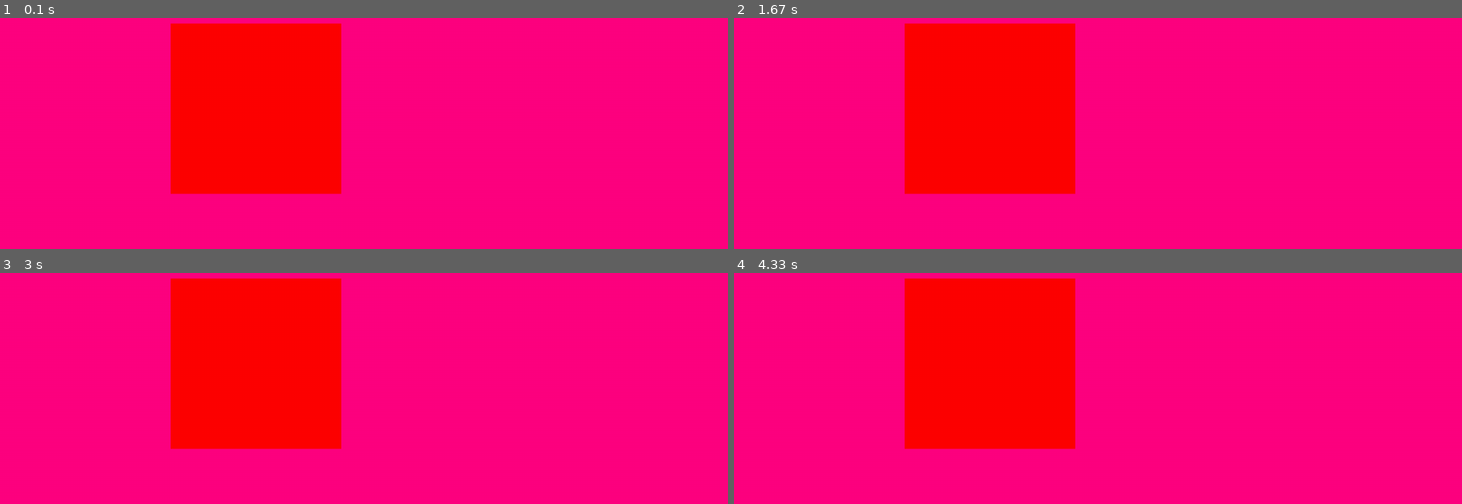
Above: before the commit, frames 1-4 (two rows, left to right).
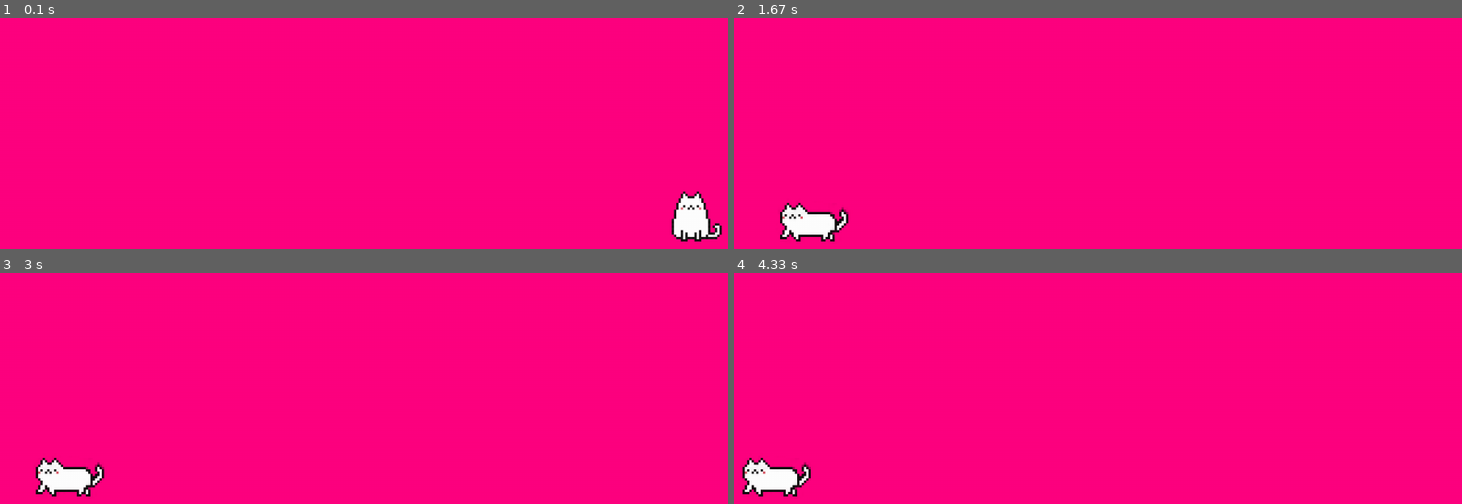
Above: after the commit, the same moments.

Repository: AdrianLamLH/Docker-Kitty
Game: pygame game, started from main_pygame.py
Two runs of this game, one before a commit and one after it. Both use one fixed random seed, a clock stepped at 60 frames per second and the inputs below.
Inputs:
- Up to frame 1 (0.1 s): no input
- Up to frame 2 (1.67 s): no input
- Up to frame 3 (3 s): no input
- Up to frame 4 (4.33 s): no input

The runs differ from the first frame. In frame 1, 18% of the frame differs, in the area x 23-100%, y 2-97%; in frame 2, 18%, in the area x 6-47%, y 2-97%; in frame 3, 18%; in frame 4, 18%.

Commit message:
Pet animations done (2/3)
Main animation structure is working so just need to upload the images in the correct naming format (4 for each action) and then update the line 45 to add the action to the end of the status list AND increment the line 58 by 1 so it's random.randint(0, what it was before + 1)

Diff:
--- a/main_pygame.py
+++ b/main_pygame.py
@@ -3,8 +3,8 @@
 import win32api
 import win32con
 import win32gui
-from tkinter import *
-import tkinter as tk
+import random
+import os
 
 pygame.init()
 
@@ -19,13 +19,59 @@
                        win32gui.GetWindowLong(hwnd, win32con.GWL_EXSTYLE) | win32con.WS_EX_LAYERED)
 # Set window transparency color
 win32gui.SetLayeredWindowAttributes(hwnd, win32api.RGB(*transparency), 0, win32con.LWA_COLORKEY)
-
+# Set window in front of all apps
 win32gui.SetWindowPos(hwnd, -1, 0, 0, 0, 0, 1)
 
 
 # Initialize internal clock
 clock = pygame.time.Clock()
 
+# Pet Class
+screen_bounds = {"MIN":-58,"MAX_B":screen_size.current_h-184,"MAX_R":screen_size.current_w-150}
+class Pet(pygame.sprite.Sprite):
+    def __init__(self, x, y):
+        super().__init__()
+
+        self.m_cwd = os.getcwd() # gets the current path to directory HackAlphaX
+        self.image_num = 0 # counts which frame of animation it's on
+        # loads in a default initial frame to be idle
+        self.image = pygame.image.load(self.m_cwd+"\pet_idle\idle"+str(self.image_num)+".png")
+        self.image = pygame.transform.scale(self.image,(200,200)) # scale image to size
+        self.rect = self.image.get_rect() # makes the image an interactable sprite object
+        self.rect.x = x # pet sprite coordinates
+        self.rect.y = y
+        self.dir = 0 # 0 is left, 1 is right
+        self.speed = 6 # how fast pet moves
+        self.status_list = ["idle","walk","sleep"] # list of behaviours (it's ordered so add new moves
+                                                   # at the end of the list)
+        self.status = self.status_list[0] # idle as default
+        self.status_count = 1 # counter for iterating frames after every tick
+
+    def update(self):
+        self.image_num = (self.image_num+1)%4 # chooses animation (%4 because there are 4 images per animation cycle)
+        # label the animations carefully in format [ACTIONNAME][NUMBER FROM 0-3].png
+        self.image = pygame.image.load(self.m_cwd+"\pet_animations\\"+self.status+str(self.image_num)+".png")
+        self.image = pygame.transform.scale(self.image,(200,200))
+        self.status_count-= 1 # decreases move counter to acknowledge a move is made
+        if (self.status_count < 1): # choose a random new move and the amount of times it does that same action
+                                    # given current action is out of moves
+            self.status = self.status_list[random.randint(0,2)]
+            self.status_count = random.randint(10,70)
+            if (self.status == "walk"):
+                self.dir = random.randint(0,1) # choose random direction if walking chosen
+            print(self.status) # just for debugging = shows you what new random move is being selected
+        elif (self.status == "walk"):
+            if ((self.dir == 0) and ((self.rect.x-self.speed)>screen_bounds["MIN"])):
+                self.rect.x = (self.rect.x - self.speed) # move the character given it's current direction
+            elif (self.dir == 1):                        # stop if out of bounds
+                self.rect.x = (self.rect.x + self.speed)%screen_bounds["MAX_R"]
+
+
+
+# keep track of all the sprites currently existing (i.e. just the pet sprite atm)
+all_sprites_list = pygame.sprite.Group()
+pet = Pet(random.randint(screen_bounds["MIN"],screen_bounds["MAX_R"]),screen_bounds["MAX_B"])
+all_sprites_list.add(pet)
 
 # Main game loop
 while not done:
@@ -37,12 +83,11 @@
 
     screen.fill(transparency) # Transparent background
     # --- Game logic should go here
-    pygame.draw.rect(screen, "red", [300, 300, 300, 300])
-
+    all_sprites_list.update() # runs the update function for all sprites in the list
     # --- Drawing code should go here
-
+    all_sprites_list.draw(screen) # draws all the sprites onto the screen (must redraw every cycle of loop like so)
     # Updates screen
     pygame.display.flip()
 
     # Determine FPS
-    clock.tick(60)
+    clock.tick(6)
Binary file added: pet_animations/idle0.png
Binary file added: pet_animations/idle1.png
Binary file added: pet_animations/idle2.png
Binary file added: pet_animations/idle3.png
Binary file added: pet_animations/walk0.png
Binary file added: pet_animations/walk1.png
Binary file added: pet_animations/walk2.png
Binary file added: pet_animations/walk3.png
